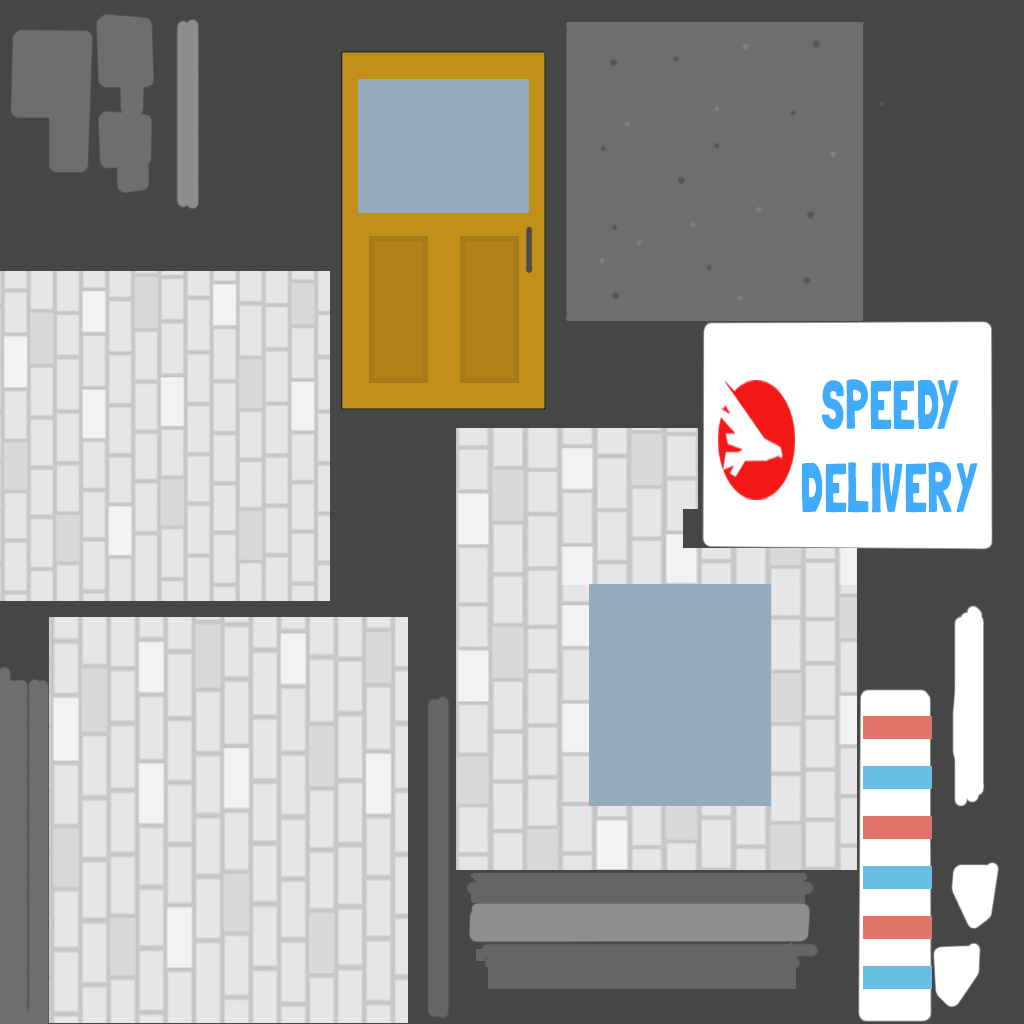
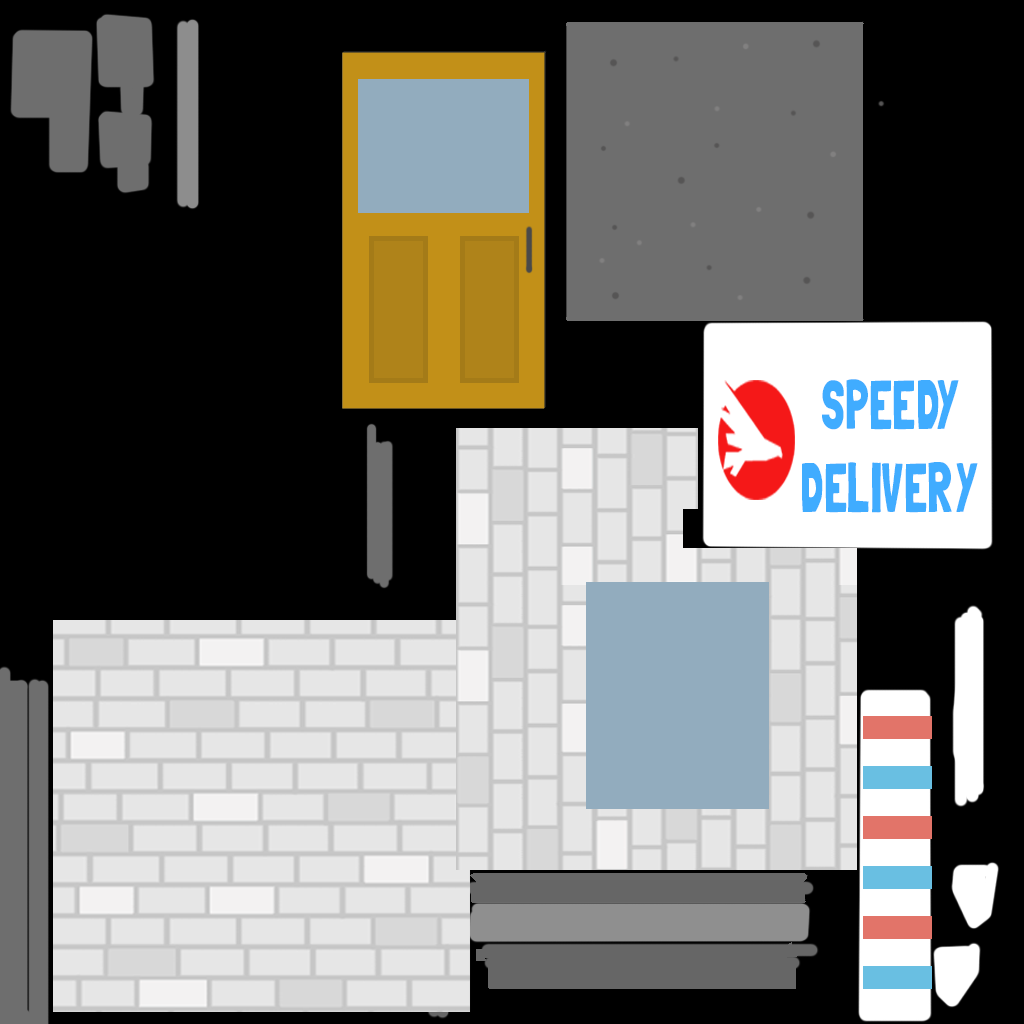
Layers edited between the first and the second 1024px x 1024px image:
painted on "Rectangle 1" over [586, 582, 771, 809]
painted on "Layer 8" over [49, 423, 488, 1023]
painted on "Layer 2" over [0, 271, 330, 601]
painted on "Layer 7" over [13, 275, 309, 593]
removed layer "Layer 1" over [0, 0, 1024, 1024]
added layer "Layer 10" over [0, 0, 1024, 1024]
